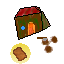
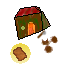
The second (64, 64) image is a revision of the first. Changes to its layers:
added layer "axe #2" above "axe #1" over [21, 26, 47, 40]
painted on "2" over [37, 37, 47, 41]
